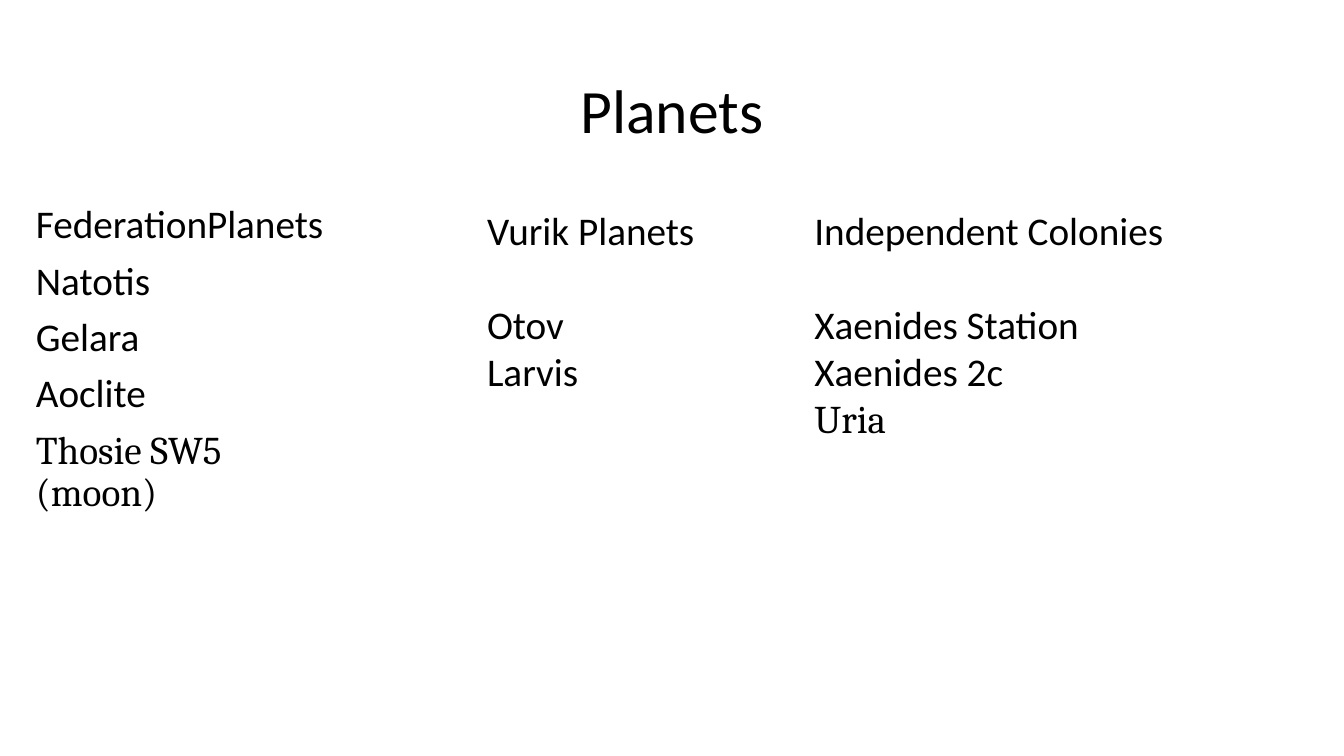
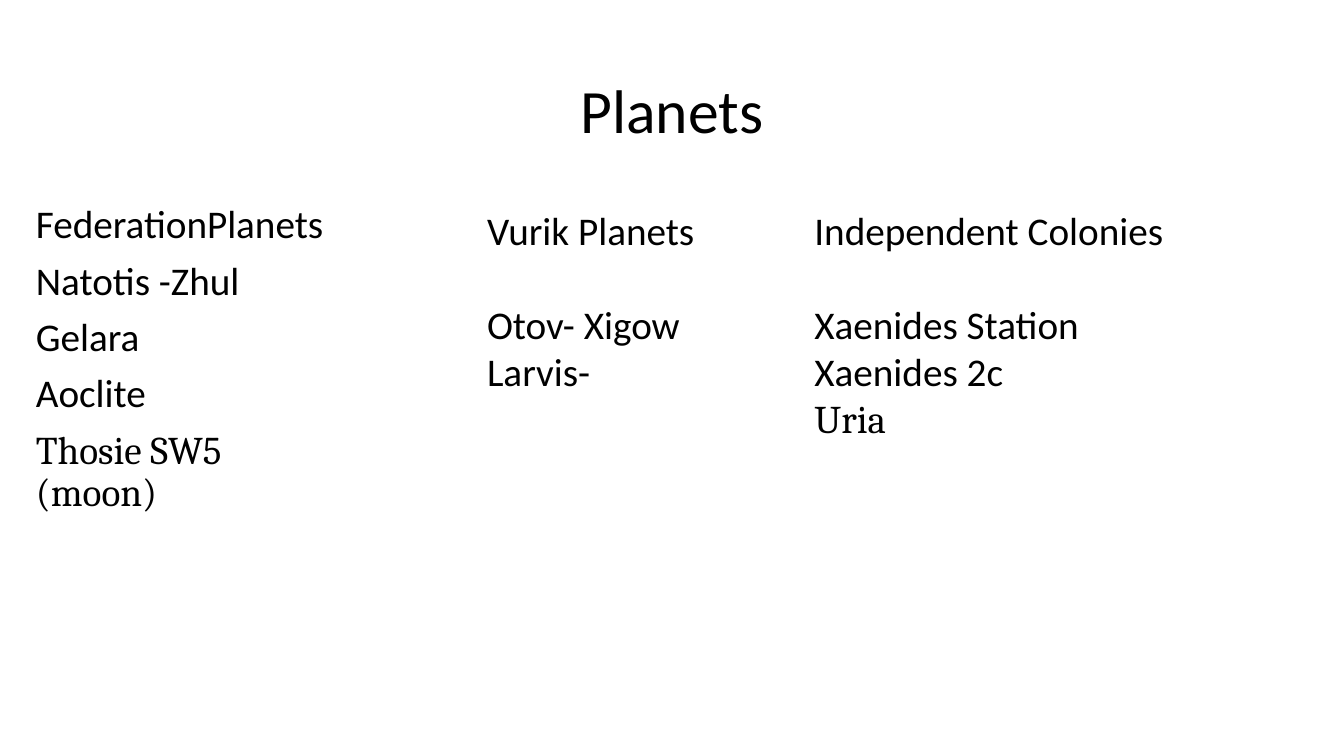
Before and after one commit to johnnyjonesjr90/Space-Game, a slide deck: slide 3 of Galaxy_Business-master/GalaxyBusiness/Space Merchant.pptx. Drawn at 1344x756 pixels with LibreOffice and Linux fonts; fonts in the diff are those of the drawing. Boxes give left, top, right and bottom in pixels: in the first picture for what was removed or moved away, otherwise in the second. Text is boxed around its words. In the diff, an @@ line names an element or a change of style, - is before the commit and + after.

```diff
--- a/Galaxy_Business-master/GalaxyBusiness/Space Merchant.pptx
+++ b/Galaxy_Business-master/GalaxyBusiness/Space Merchant.pptx
@@ text at <box>36,267,239,296</box>: text changed @@
-Natotis
+Natotis -Zhul
@@ text at <box>487,312,680,387</box>: text changed @@
-Otov
-Larvis
+Otov- Xigow
+Larvis-
```
Also in this commit, not shown: 21 other files.
